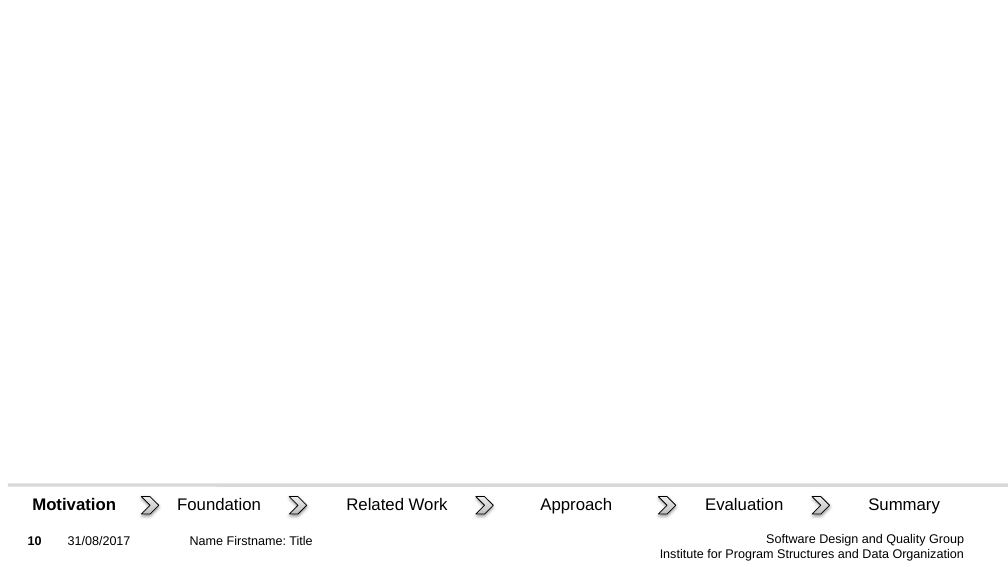
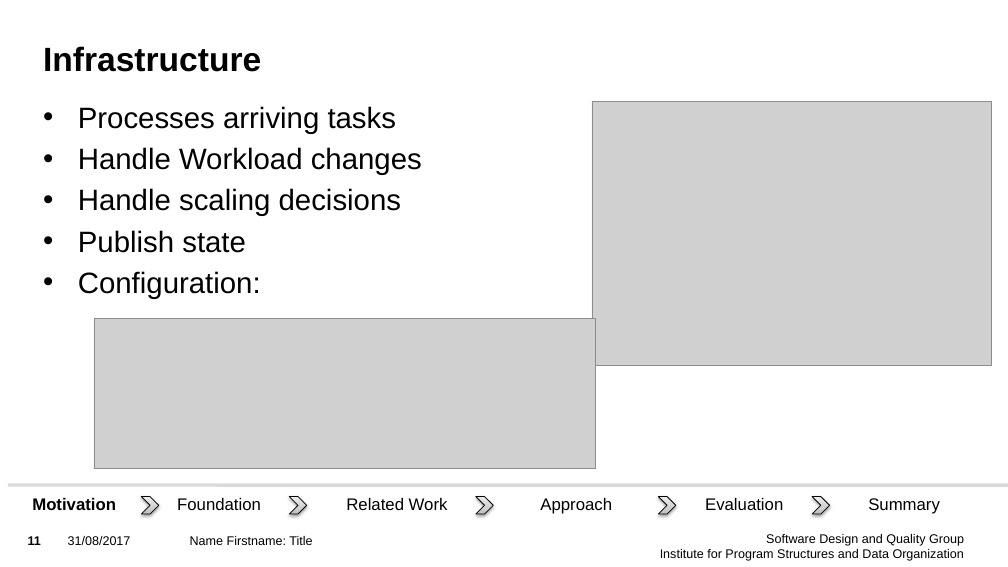
Before and after one commit to Benkler/PraktikumWerzeugeAgileModellierung, a slide deck: slide 11 of Präsentation/SDQ_Presentation_Template_16_9.pptx (slide 10 before the commit). Drawn at 1008x567 pixels with LibreOffice and Linux fonts; fonts in the diff are those of the drawing; grey boxes stand for pictures; background and template pictures are left out. Boxes give left, top, right and bottom in pixels: in the first picture for what was removed or moved away, otherwise in the second. Text is boxed around its words. In the diff, an @@ line names an element or a change of style, - is before the commit and + after.

```diff
--- a/Präsentation/SDQ_Presentation_Template_16_9.pptx
+++ b/Präsentation/SDQ_Presentation_Template_16_9.pptx
@@ title added at bbox=[43, 46, 261, 72], 32 pt, text #000000, bold @@
+Infrastructure
@@ text added at bbox=[78, 106, 422, 299], 28 pt, text #000000 @@
+• Processes arriving tasks
+• Handle Workload changes
+• Handle scaling decisions
+• Publish state
+• Configuration:
@@ picture added at bbox=[592, 101, 992, 366] @@
@@ picture added at bbox=[94, 318, 595, 469] @@
@@ page number at bbox=[28, 536, 41, 545]: text changed @@
-10
+11
```
Also in this commit, not shown: 11 other slides changed, 13 slides added, 7 other files.
